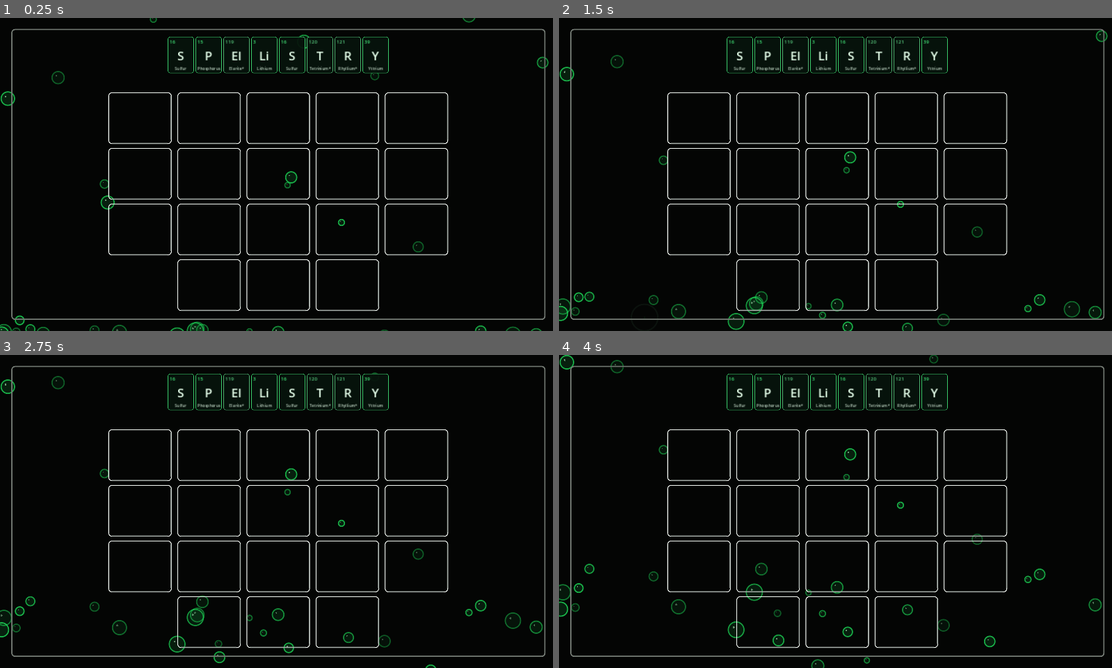
Above: before the commit, frames 1-4 (two rows, left to right).
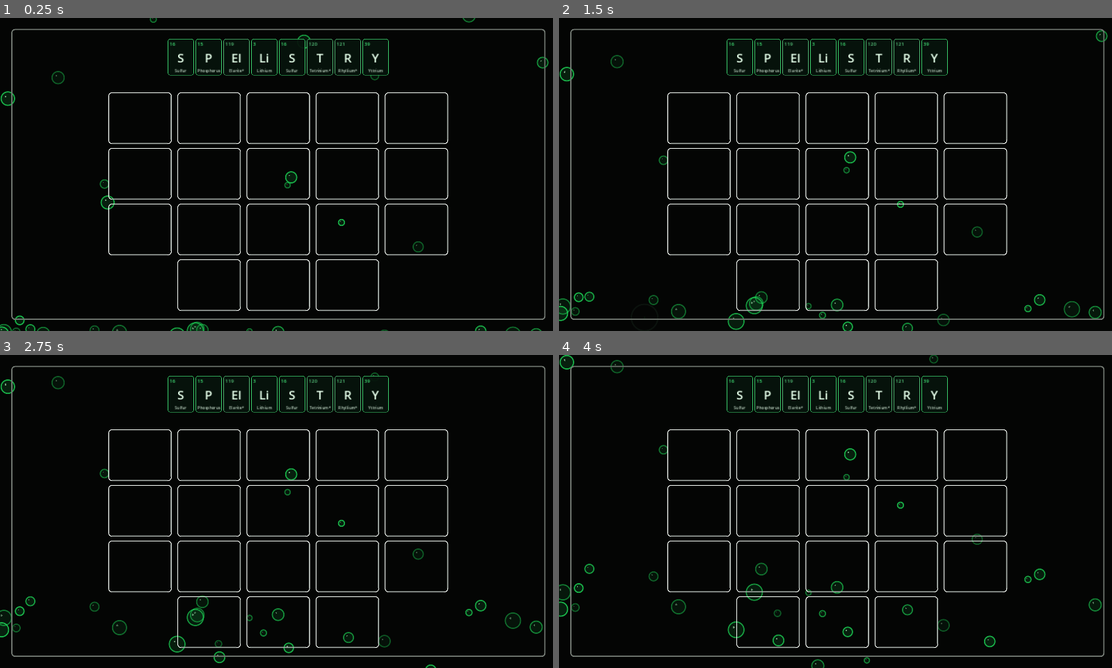
Above: after the commit, the same moments.

Repository: Caidenew/spellistry
Game: Godot game, scene res://scenes/home_screen.tscn
Two runs of this game, one before a commit and one after it. Both use one fixed random seed, a clock stepped at 60 frames per second and the inputs below.
Inputs:
- Up to frame 1 (0.25 s): no input
- Up to frame 2 (1.5 s): no input
- Up to frame 3 (2.75 s): no input
- Up to frame 4 (4 s): no input

The runs differ from the first frame. In frame 1, 1.1% of the frame differs, in the area x 30-71%, y 6-19%; in frame 2, 1.0%; in frame 3, 1.1%; in frame 4, 1.0%.

Commit message:
Adjust title spacing for larger tiles

Diff:
--- a/scenes/home_screen.tscn
+++ b/scenes/home_screen.tscn
@@ -59,7 +59,7 @@
 offset_left = -310.0
 offset_top = 43.0
 offset_right = 310.0
-offset_bottom = 128.0
+offset_bottom = 138.0
 grow_horizontal = 2
 mouse_filter = 2
 script = ExtResource("2_title")
